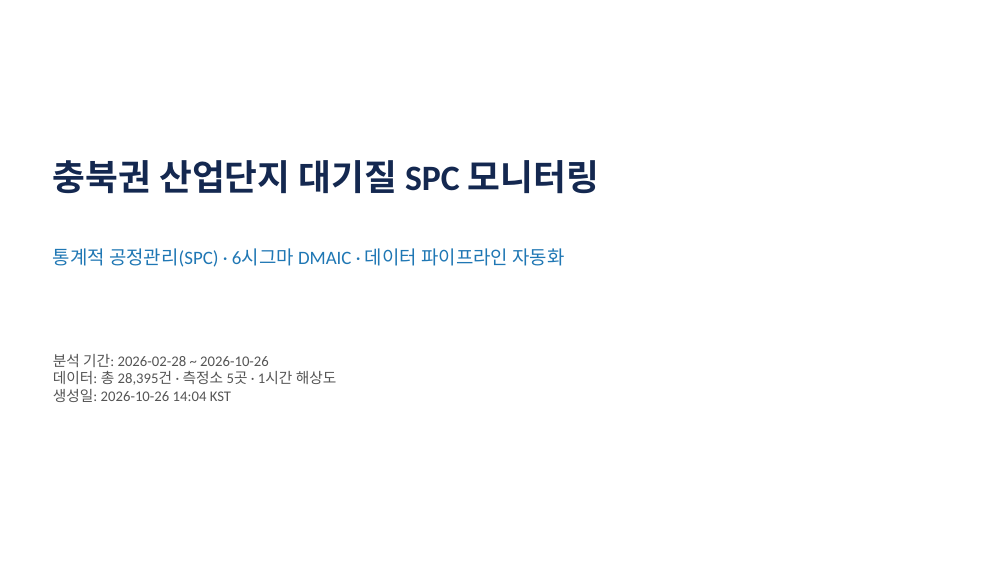
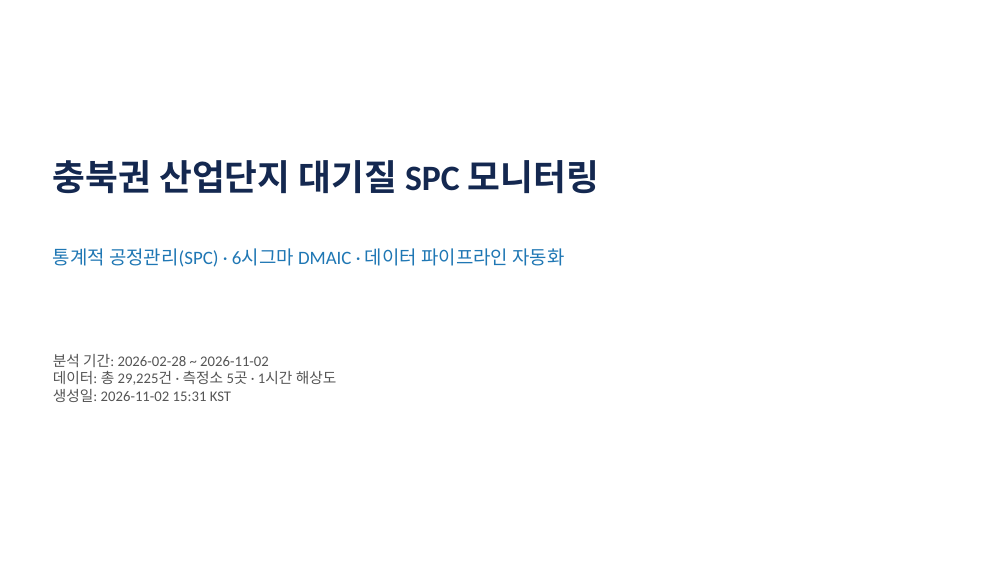
Before and after one commit to robinho0329/chungbuk-air-quality-monitor, a slide deck: slide 1 of reports/portfolio/latest.pptx. Drawn at 1008x567 pixels with LibreOffice and Linux fonts; fonts in the diff are those of the drawing. Boxes give left, top, right and bottom in pixels: in the first picture for what was removed or moved away, otherwise in the second. Text is boxed around its words. In the diff, an @@ line names an element or a change of style, - is before the commit and + after.

```diff
--- a/reports/portfolio/latest.pptx
+++ b/reports/portfolio/latest.pptx
@@ text at box(53, 354, 337, 402): text changed @@
-분석 기간: 2026-02-28 ~ 2026-10-26
-데이터: 총 28,395건 · 측정소 5곳 · 1시간 해상도
-생성일: 2026-10-26 14:04 KST
+분석 기간: 2026-02-28 ~ 2026-11-02
+데이터: 총 29,225건 · 측정소 5곳 · 1시간 해상도
+생성일: 2026-11-02 15:31 KST
```
Also in this commit, not shown: 1 other slide changed, 1 other file.
